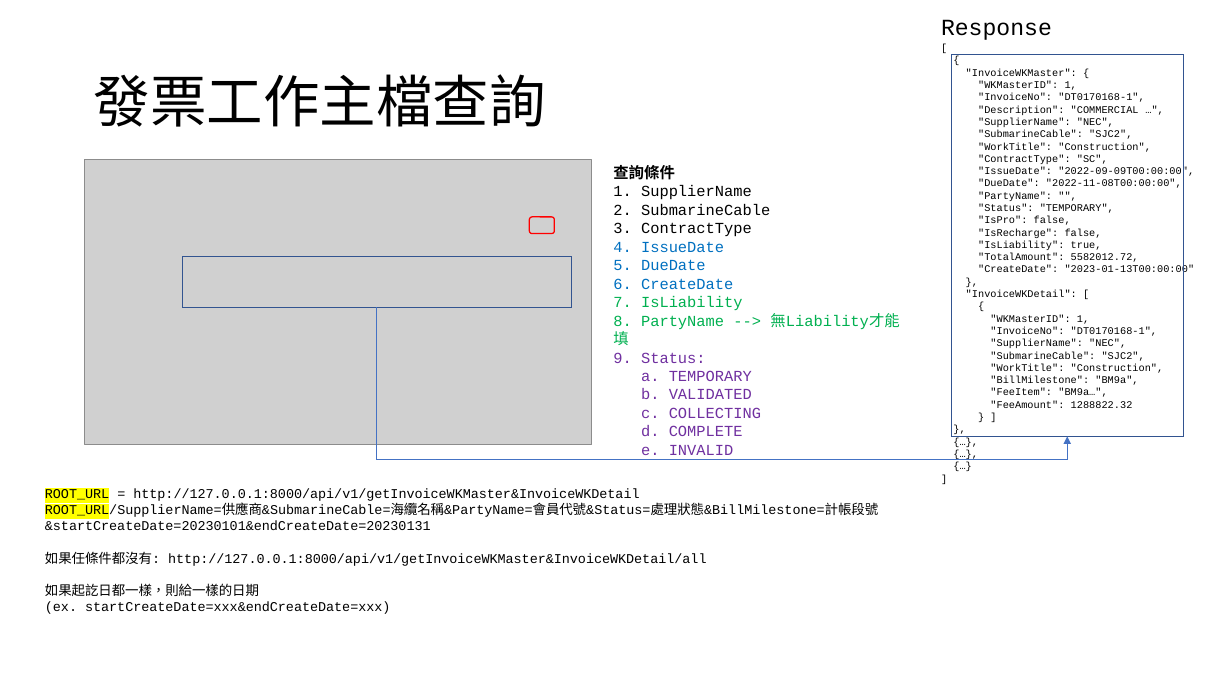
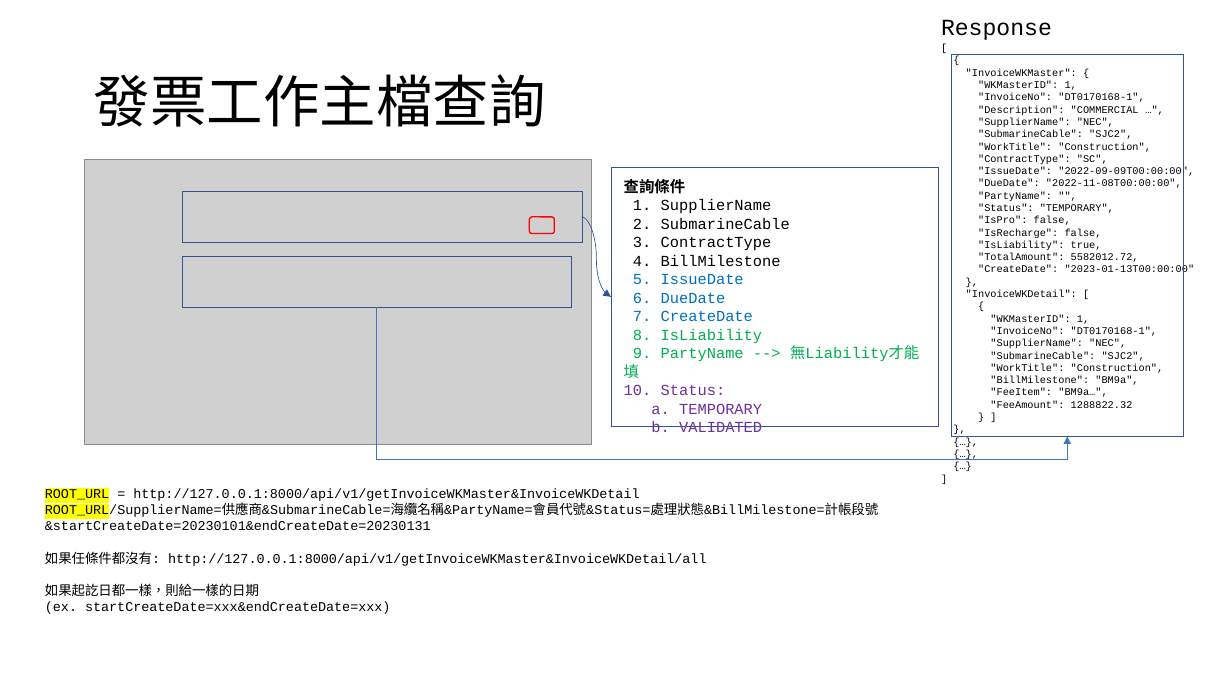
Before and after one commit to appletime81/cbp-sys-api, a slide deck: slide 5 of CBP專案/發票工作主檔&發票工作明細檔API.pptx. Drawn at 1232x693 pixels with LibreOffice and Linux fonts; fonts in the diff are those of the drawing; grey boxes stand for pictures. Boxes give left, top, right and bottom in pixels: in the first picture for what was removed or moved away, otherwise in the second. Text is boxed around its words. In the diff, an @@ line names an element or a change of style, - is before the commit and + after.

```diff
--- a/CBP專案/發票工作主檔&發票工作明細檔API.pptx
+++ b/CBP專案/發票工作主檔&發票工作明細檔API.pptx
@@ rectangle added at bbox=[611, 167, 939, 426], outline #325491 0.3 pt @@
@@ text "查詢條件": place and size @@
-text "查詢條件" at bbox=[613, 165, 899, 460]
+text "查詢條件" at bbox=[624, 179, 919, 432]
@@ rectangle added at bbox=[182, 191, 581, 242], outline #325491 0.3 pt @@
@@ curved arrow added from (582, 217) to (611, 297), #2F528F 0.5 pt @@
@@ text at bbox=[624, 255, 919, 395]: text changed @@
-4. IssueDate
-5. DueDate
-6. CreateDate
-7. IsLiability
-8. PartyName --> 無Liability才能填
-9. Status:
+4. BillMilestone
+5. IssueDate
+6. DueDate
+7. CreateDate
+8. IsLiability
+9. PartyName --> 無Liability才能填
+10. Status:
@@ text at bbox=[641, 407, 761, 460]: paragraphs removed @@
-c. COLLECTING
-d. COMPLETE
-e. INVALID
```
Also in this commit, not shown: 2 other slides changed, 7 other files.
